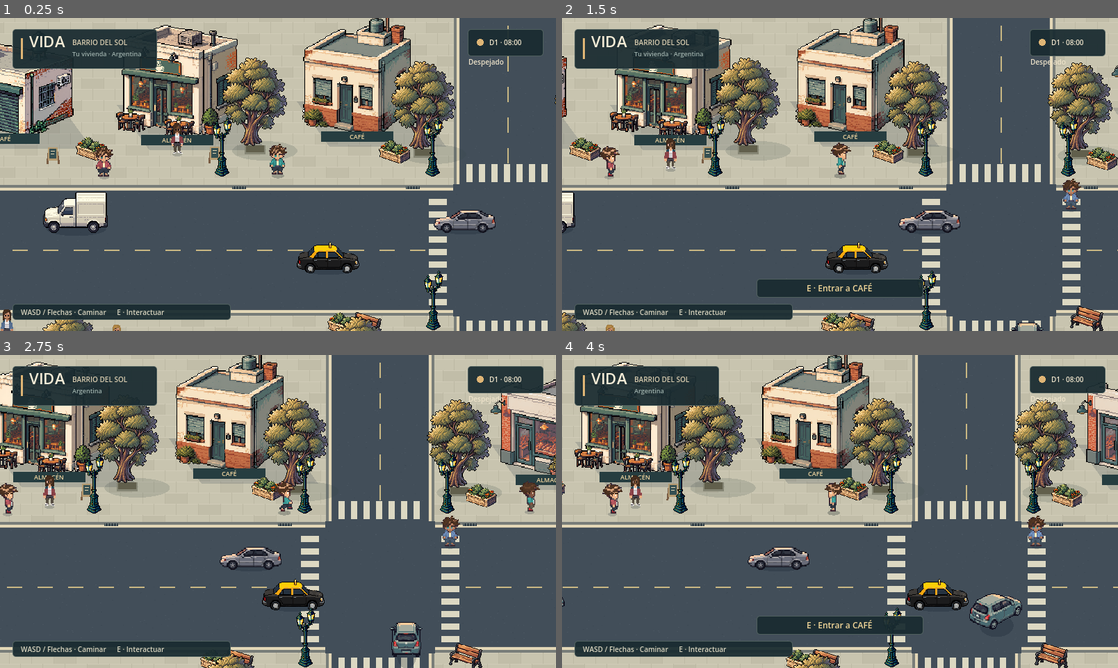
Above: before the commit, frames 1-4 (two rows, left to right).
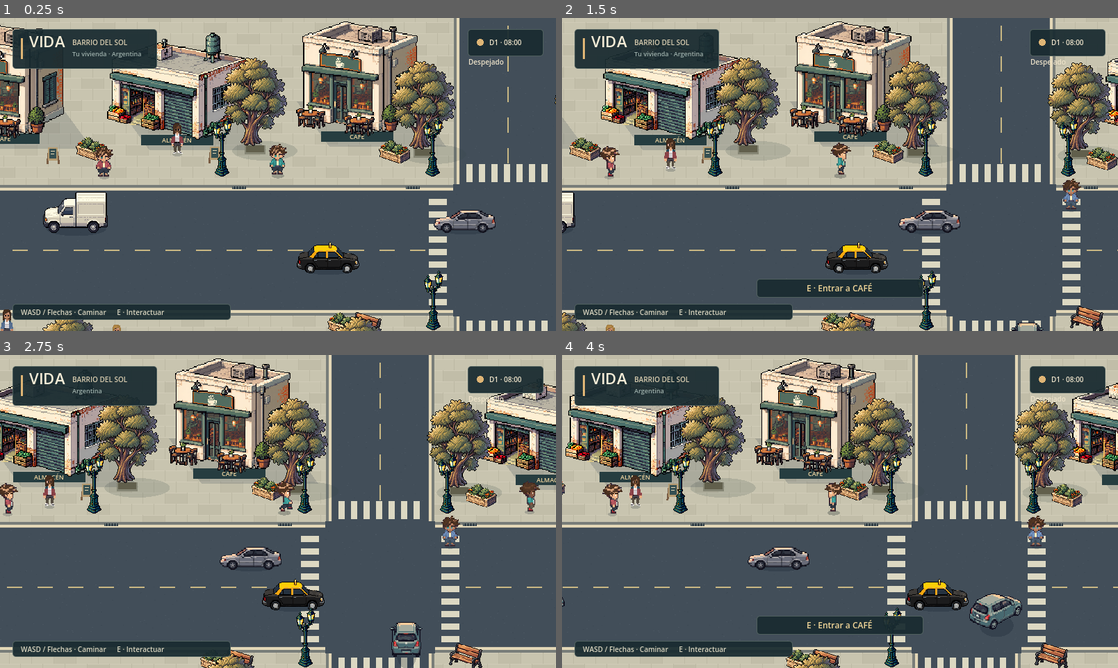
Above: after the commit, the same moments.

Repository: AgustinWojtyszyn/Life--simulador-de-vida
Game: Godot game, scene res://scenes/playground.tscn
The game is run twice, just before and just after one commit, with the same random seed, the same clock (stepped at 60 frames per second) and the same inputs. This scene is started directly instead of the project's main scene.
Inputs (mouse positions are in pixels of both pictures, inside the frame that each line leads up to):
- Up to frame 1 (0.25 s): no input
- Up to frame 2 (1.5 s): move the mouse to (962, 158) at 0.52 s; hold D (move_right) 0.53-1.25 s; tap E (interact) at 0.6 s; click (962, 158) at 0.67 s; drag from (728, 190) to (812, 237) at 1.27 s
- Up to frame 3 (2.75 s): move the mouse to (333, 442) at 2.02 s; hold D (move_right) from 2.03 s (still down); tap E (interact) at 2.1 s
- Up to frame 4 (4 s): release D (move_right) at 2.75 s; drag from (812, 574) to (673, 464) at 2.77 s; move the mouse to (1006, 558) at 3.52 s; hold A (move_left) from 3.53 s (still down); tap E (interact) at 3.6 s

The runs differ from the first frame. In frame 1, 13% of the frame differs, in the area x 0-76%, y 0-39%; in frame 2, 9.8%; in frame 3, 12%; in frame 4, 11%.

Commit message:
fix: align building labels with actual facade types

Diff:
--- a/scripts/building.gd
+++ b/scripts/building.gd
@@ -7,6 +7,7 @@
 var access := Access.EXTERIOR_ONLY
 var building_id := ""
 var title := ""
+var building_type := "residential_house"
 var facade: Texture2D
 var size := Vector2(208, 236)
 var is_home := false
@@ -21,9 +22,9 @@
 	sprite.region_rect = facade.get_image().get_used_rect()
 	sprite.scale = size / facade.get_size()
 	sprite.position = Vector2(0, -sprite.region_rect.size.y * sprite.scale.y / 2)
-	sprite.z_index = -1
 	add_child(sprite)
 	set_meta("building_mode", Access.keys()[access])
+	set_meta("building_type", building_type)
 	if access != Access.EXTERIOR_ONLY:
 		var door := InteractionTargetScript.new()
 		door.position = Vector2(0, 16)
--- a/scripts/data/regional_assets.gd
+++ b/scripts/data/regional_assets.gd
@@ -1,12 +1,42 @@
 class_name RegionalAssets
 extends RefCounted
 
-const COMMERCIAL := ["market", "cafe", "clinic", "office", "workshop", "mixed_old", "premium", "cheap", "bakery", "bookshop", "warehouse", "tower"]
-const HOMES := ["modest", "modern", "common", "compact", "duplex", "old", "restored", "apartments", "brick", "premium_home"]
+const HOMES := ["modern", "common", "compact", "duplex", "old", "restored", "apartments", "brick", "premium_home"]
+const SHOPS := {
+	"ar": ["almacen", "panaderia", "kiosco", "cafe", "bookshop", "workshop"],
+	"br": ["padaria", "market", "cafe", "workshop"],
+	"jp": ["konbini", "market", "cafe", "workshop"],
+	"it": ["pizzeria", "market", "cafe", "workshop"],
+	"us": ["coffee_shop", "market", "diner", "workshop"],
+}
+const TYPES := {"almacen": "market", "panaderia": "bakery", "padaria": "bakery", "kiosco": "kiosk", "coffee_shop": "cafe", "apartments": "residential_apartment", "mixed_old": "residential_building"}
+const LABELS := {
+	"ar": {"market": "ALMACÉN", "bakery": "PANADERÍA", "kiosk": "KIOSCO", "cafe": "CAFÉ", "clinic": "CLÍNICA", "office": "OFICINAS", "workshop": "TALLER", "bookshop": "LIBRERÍA"},
+	"br": {"market": "MERCADO", "bakery": "PADARIA", "cafe": "CAFÉ", "clinic": "CLÍNICA", "office": "ESCRITÓRIOS", "workshop": "OFICINA"},
+	"jp": {"market": "AOBA MART", "konbini": "KONBINI", "cafe": "KISSA", "clinic": "CLINIC", "office": "OFFICES", "workshop": "REPAIR"},
+	"it": {"market": "ALIMENTARI", "pizzeria": "PIZZERIA", "cafe": "CAFFÈ", "clinic": "CLINICA", "office": "UFFICI", "workshop": "BOTTEGA"},
+	"us": {"market": "GROCERY", "cafe": "COFFEE SHOP", "diner": "DINER", "clinic": "CLINIC", "office": "OFFICES", "workshop": "REPAIR SHOP"},
+}
+
+static func descriptor(country: String, kind: String, index: int) -> Dictionary:
+	var residential := kind in ["home", "house"]
+	var asset: String = HOMES[posmod(index, HOMES.size())] if residential else kind
+	if kind == "shop":
+		var choices: Array = SHOPS[country]
+		asset = choices[posmod(index, choices.size())]
+	var type: String = TYPES.get(asset, "residential_house" if residential else asset)
+	var folder := "houses" if residential else "buildings"
+	var path := "res://assets/%s/%s/%s.png" % [folder, country, asset]
+	# A regional café/diner is never a fallback for a clinic, office or house.
+	if country in ["br", "it"] and asset == "cafe" or country == "us" and asset == "diner":
+		path = "res://assets/regions/%s.png" % country
+	if not ResourceLoader.exists(path):
+		path = "res://assets/%s/ar/%s.png" % [folder, asset]
+	var title: String = LABELS[country].get(type, type.to_upper())
+	if residential:
+		title = {"ar": "VIVIENDA", "br": "MORADIA", "jp": "RESIDENCE", "it": "CASA", "us": "HOME"}[country]
+		if type == "residential_apartment": title = "APARTMENTS" if country in ["us", "jp"] else "DEPARTAMENTOS" if country == "ar" else "APPARTAMENTI" if country == "it" else "APARTAMENTOS"
+	return {"path": path, "type": type, "title": title, "residential": residential}
 
 static func facade(country: String, residential: bool, index: int) -> String:
-	var names: Array = HOMES if residential else COMMERCIAL
-	var folder := "houses" if residential else "buildings"
-	var path := "res://assets/%s/%s/%s.png" % [folder, country, names[posmod(index, names.size())]]
-	if ResourceLoader.exists(path): return path
-	return "res://assets/regions/home.png" if residential else "res://assets/city/buildings/market.png" if country == "ar" else "res://assets/regions/%s.png" % country
+	return descriptor(country, "house" if residential else "shop", index).path
--- a/scripts/data/world_catalog.gd
+++ b/scripts/data/world_catalog.gd
@@ -5,7 +5,7 @@
 	var rows := [
 		["ar", "Argentina", "Barrio del Sol", "Veredas amplias, cafés y plazas arboladas.", "d3b17b", 1810, 120, "Casa", ["ALMACÉN", "CAFÉ", "CLÍNICA", "KIOSCO", "OFICINAS"]],
 		["us", "Estados Unidos", "Maple Junction", "Diners, ladrillo y un barrio de casas junto al centro.", "8ca8b5", 1810, 180, "Casa", ["GROCERY", "DINER", "CLINIC", "MARKET", "OFFICES"]],
-		["jp", "Japón", "Aoba", "Comercios compactos, callejones y viviendas tranquilas.", "9fb8a5", 1780, 88, "Departamento", ["AOBA MART", "KISSA", "CLINIC", "KONBINI", "STATION"]],
+		["jp", "Japón", "Aoba", "Comercios compactos, callejones y viviendas tranquilas.", "9fb8a5", 1780, 88, "Departamento", ["AOBA MART", "KISSA", "CLINIC", "KONBINI", "OFFICES"]],
 		["it", "Italia", "Borgo Luce", "Balcones, pequeñas plazas y cafés mediterráneos.", "d8b58a", 1850, 96, "Departamento", ["ALIMENTARI", "CAFFÈ", "CLINICA", "TRATTORIA", "UFFICI"]],
 		["br", "Brasil", "Jardim Aurora", "Comercios abiertos, fachadas cálidas y vegetación tropical.", "dca58f", 1790, 140, "Casa", ["MERCADO", "PADARIA", "CLÍNICA", "CAFÉ", "ESCRITÓRIOS"]],
 	]
--- a/scripts/playground.gd
+++ b/scripts/playground.gd
@@ -147,11 +147,13 @@
 	building.size = size
 	building.country_id = WorldManager.country.id
 	building.variant = BuildingVariants.make(building.country_id, "shop", index + 13)
+	var spec := Regional.descriptor(building.country_id, asset, index)
+	building.building_type = spec.type
+	building.title = spec.title
 	building.access = CityBuilding.Access.ENTERABLE
-	building.interior_type = "cafe" if asset == "cafe" else "shop"
-	building.title = WorldManager.country.shop_names[1 if asset == "cafe" else 0]
+	building.interior_type = "cafe" if spec.type in ["cafe", "diner", "pizzeria", "bakery"] else "shop"
 	building.building_id = "%s_front_%d" % [building.country_id, index]
-	building.facade = load(Regional.facade(building.country_id, index == 2, index if index < 2 else 2 if index == 2 else 8))
+	building.facade = load(spec.path)
 	building.size = building.facade.get_size() * 1.25
 	add_child(building)
 	city_objects.append(building)
@@ -225,13 +227,14 @@
 		building.position = slot.position
 		building.building_id = country.id + "_building_" + str(index)
 		building.is_home = slot.kind == "home"
-		building.interior_type = ("cafe" if index % 2 else "shop") if slot.kind == "shop" else ""
-		building.access = CityBuilding.Access.ENTERABLE if slot.mode == "ENTERABLE" else CityBuilding.Access.INTERACTABLE if slot.mode == "INTERACTABLE" else CityBuilding.Access.EXTERIOR_ONLY
-		building.title = country.shop_names[2] if slot.kind == "clinic" else country.shop_names[4] if slot.kind == "office" else country.home_kind.to_upper() if slot.kind == "house" else country.shop_names[index % 2]
+		var spec := Regional.descriptor(country.id, slot.kind, int(slot.get("asset_index", index)))
+		building.building_type = spec.type
+		building.title = spec.title
 		building.country_id = country.id
 		building.variant = BuildingVariants.make(country.id, slot.kind, index)
-		var use_house: bool = slot.kind in ["home", "house"]
-		building.facade = load(Regional.facade(country.id, use_house, int(slot.get("asset_index", index))))
+		building.interior_type = ("cafe" if spec.type in ["cafe", "bakery", "pizzeria", "diner"] else "shop") if slot.kind == "shop" else ""
+		building.access = CityBuilding.Access.ENTERABLE if slot.mode == "ENTERABLE" else CityBuilding.Access.INTERACTABLE if slot.mode == "INTERACTABLE" else CityBuilding.Access.EXTERIOR_ONLY
+		building.facade = load(spec.path)
 		building.size = building.facade.get_size() * 1.15
 		add_child(building)
 		city_objects.append(building)
